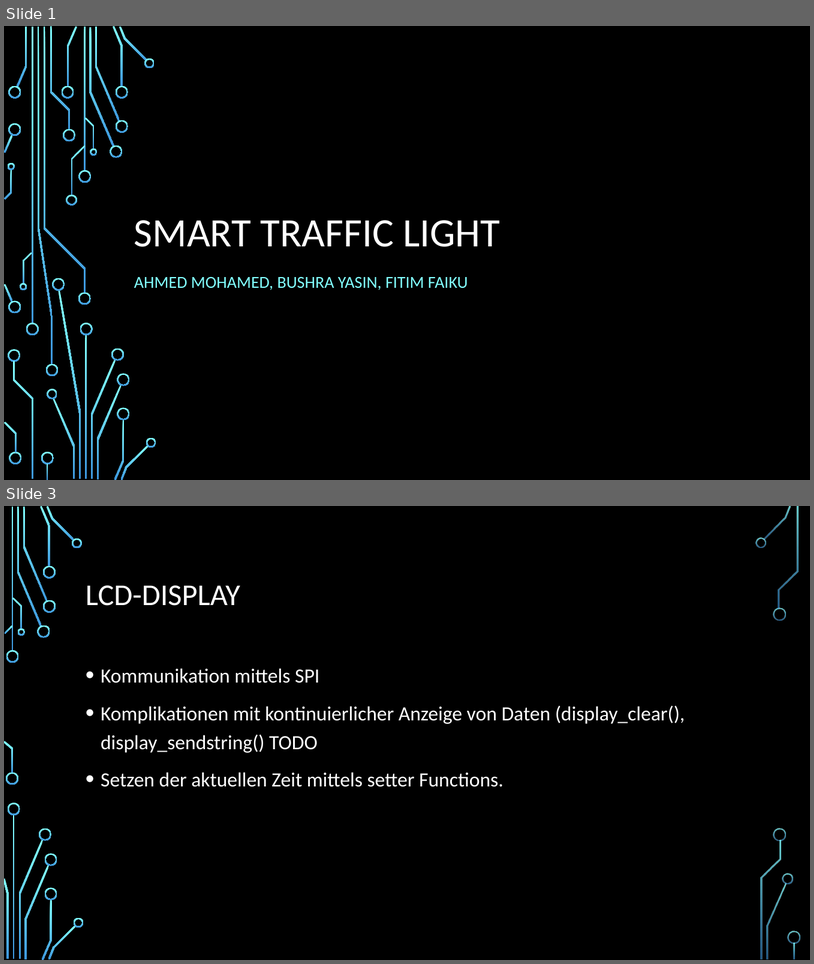
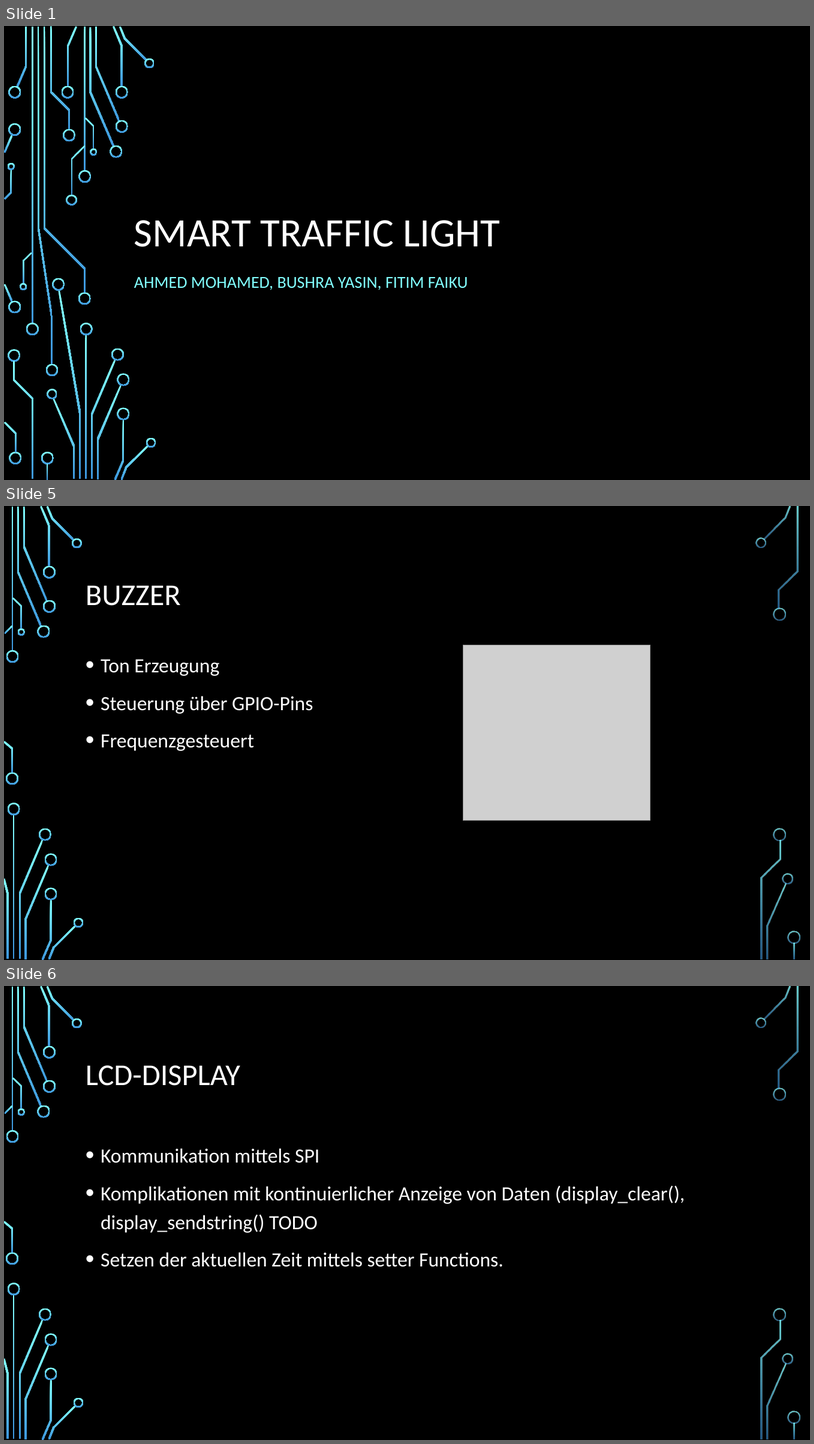
Before and after one commit to FitimFaiku/smart_traffic_light, a slide deck: Projektpräsentation.pptx. Shown one above the other, each under a label of ours: slides 1 and 3 before the commit, slides 1, 5 and 6 after it; the slides between them are not shown. The pictures are 814x964 and 814x1444 pixels, drawn with LibreOffice and Linux fonts; fonts in the diff are those of the drawing; grey boxes stand for pictures; background and template pictures are left out. Boxes give left, top, right and bottom in pixels: in the first picture for what was removed or moved away, otherwise in the second. Text is boxed around its words. In the diff, an @@ line names an element or a change of style, - is before the commit and + after.

```diff
--- a/Projektpräsentation.pptx
+++ b/Projektpräsentation.pptx
@@ slide 5 added at box(4, 506, 810, 960), background picture (left out); not listed: 36 template elements that a slide beside it also shows @@
@@ title added at box(86, 585, 181, 606), 36 pt, text #FFFFFF @@
+BUZZER
@@ picture added at box(463, 645, 651, 820) @@
@@ text added at box(101, 659, 313, 751), 24 pt, text #FFFFFF @@
+• Ton Erzeugung
+• Steuerung über GPIO-Pins
+• Frequenzgesteuert
@@ what was slide 3 is now slide 6 @@
```
Also in this commit, not shown: 2 other slides added.
